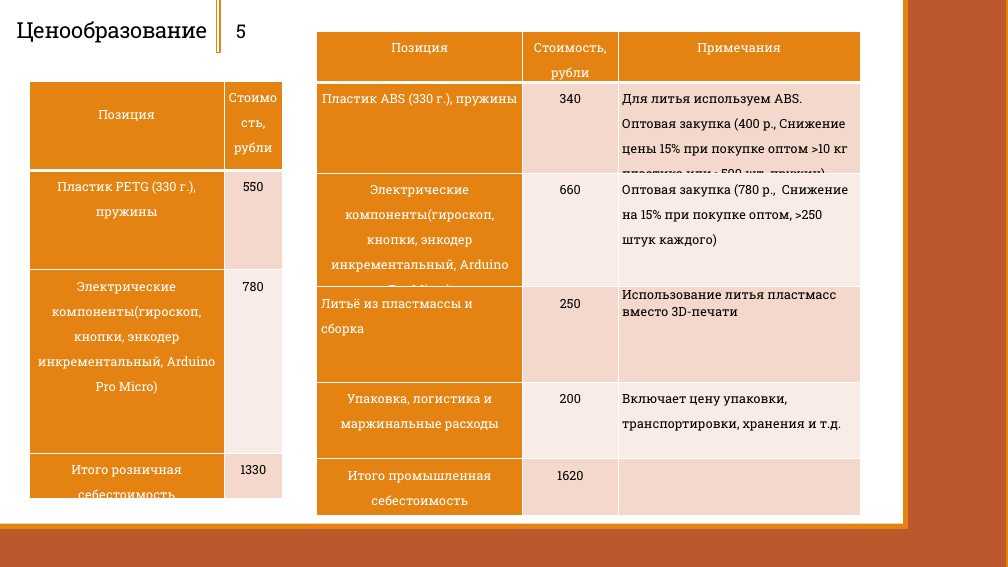
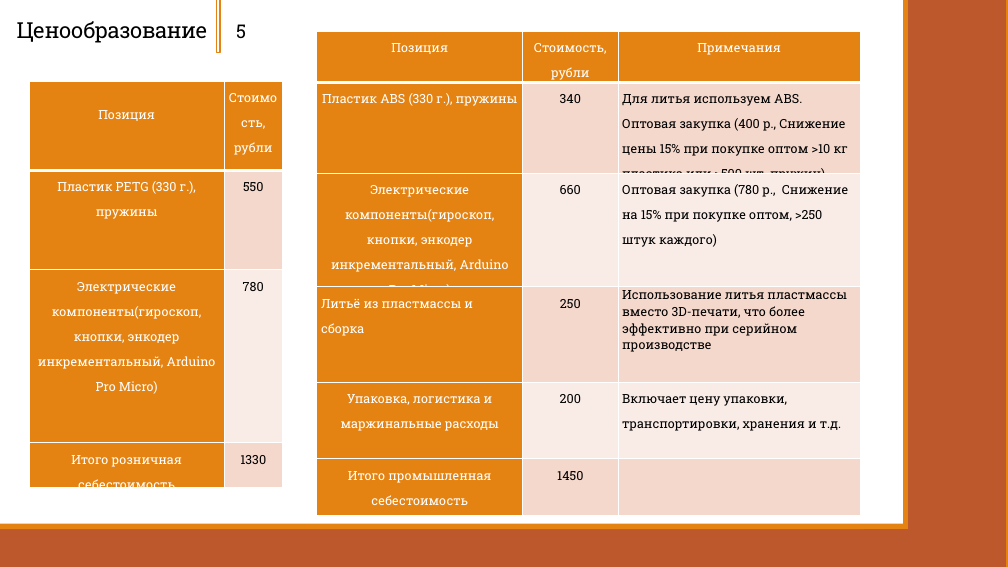
Before and after one commit to Zerocummer/Mmm-Yummers, a slide deck: slide 5 of Мышка для людей с ограниченной моторикой рук/Документы/Презентация о манипуляторе.pptx. Drawn at 1008x567 pixels with LibreOffice and Linux fonts; fonts in the diff are those of the drawing. Boxes give left, top, right and bottom in pixels: in the first picture for what was removed or moved away, otherwise in the second. Text is boxed around its words. In the diff, an @@ line names an element or a change of style, - is before the commit and + after.

```diff
--- a/Мышка для людей с ограниченной моторикой рук/Документы/Презентация о манипуляторе.pptx
+++ b/Мышка для людей с ограниченной моторикой рук/Документы/Презентация о манипуляторе.pptx
@@ table at [317,31,861,510] @@
-row 4, column 3: Использование литья пластмасс вместо 3D-печати
+row 4, column 3: Использование литья пластмассы вместо 3D-печати, что более эффективно при серийном производстве
-row 6, column 2: 1620
+row 6, column 2: 1450
@@ table: place and size @@
-table at [29,81,283,507]
+table at [29,81,283,497]
```
Also in this commit, not shown: 6 other slides changed, 1 other file.
